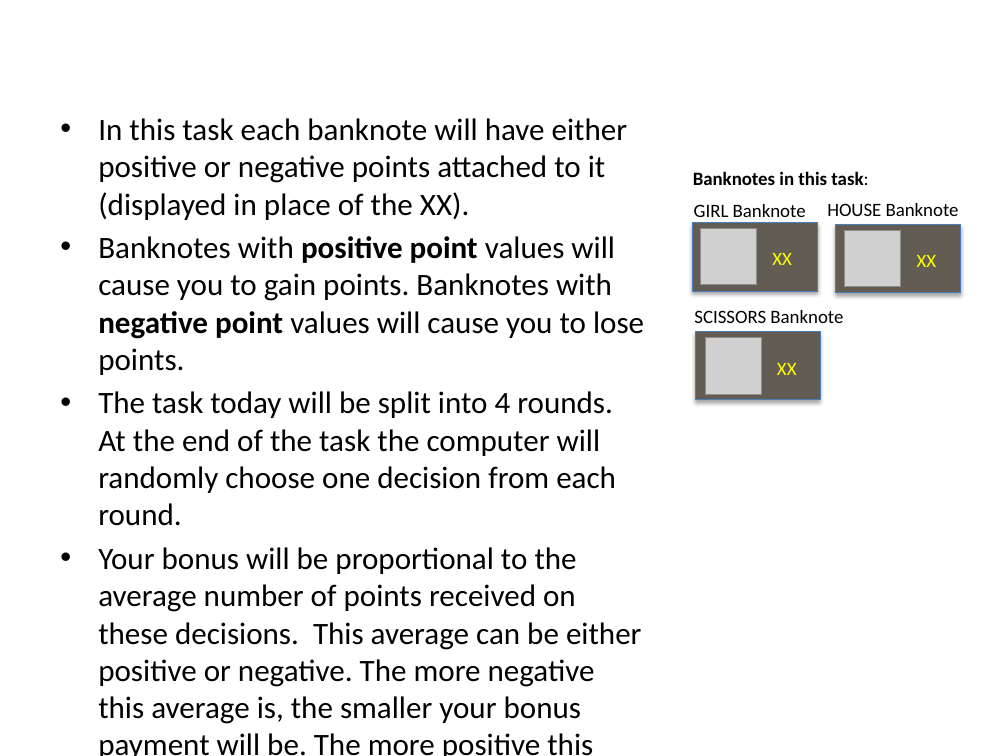
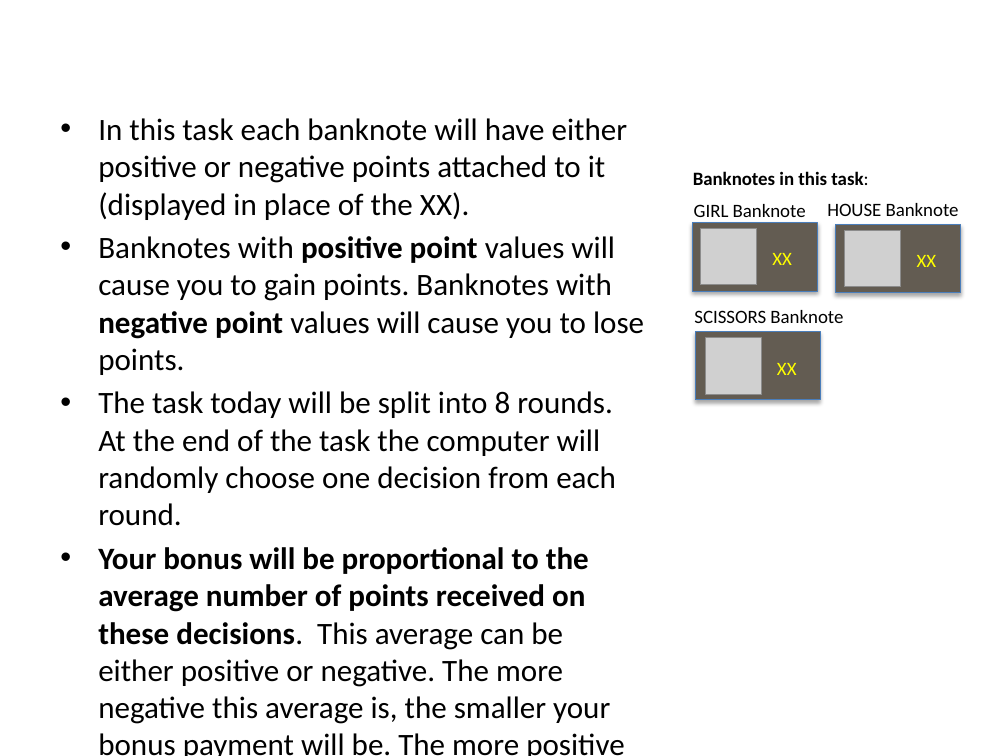
Before and after one commit to evanrussek/Gamble_Task_browser, a slide deck: slide 6 of public/Online_Task/Stimuli/uws_instr_slides_ver2.pptx. Drawn at 1008x756 pixels with LibreOffice and Linux fonts; fonts in the diff are those of the drawing; grey boxes stand for pictures. Boxes give left, top, right and bottom in pixels: in the first picture for what was removed or moved away, otherwise in the second. Text is boxed around its words. In the diff, an @@ line names an element or a change of style, - is before the commit and + after.

```diff
--- a/public/Online_Task/Stimuli/uws_instr_slides_ver2.pptx
+++ b/public/Online_Task/Stimuli/uws_instr_slides_ver2.pptx
@@ text at box(98, 391, 616, 526): text changed @@
-• The task today will be split into 4 rounds. At the end of the task the computer will randomly choose one decision from each round.
+• The task today will be split into 8 rounds. At the end of the task the computer will randomly choose one decision from each round.
@@ text at box(98, 547, 624, 756): bold on in "Your bonus will be proportional to the ..." @@
```
Also in this commit, not shown: 3 other slides changed, 10 other files.
